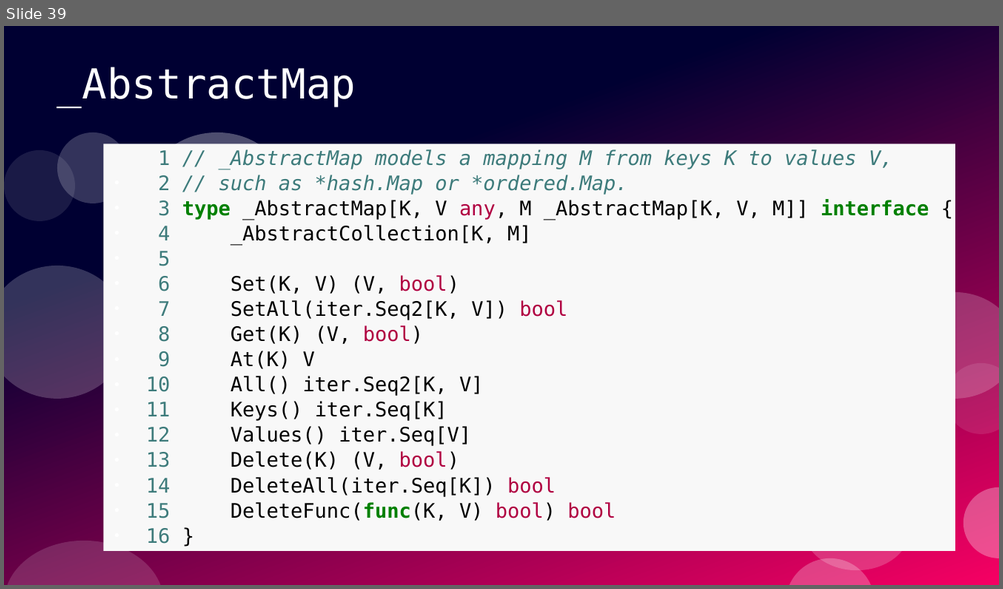
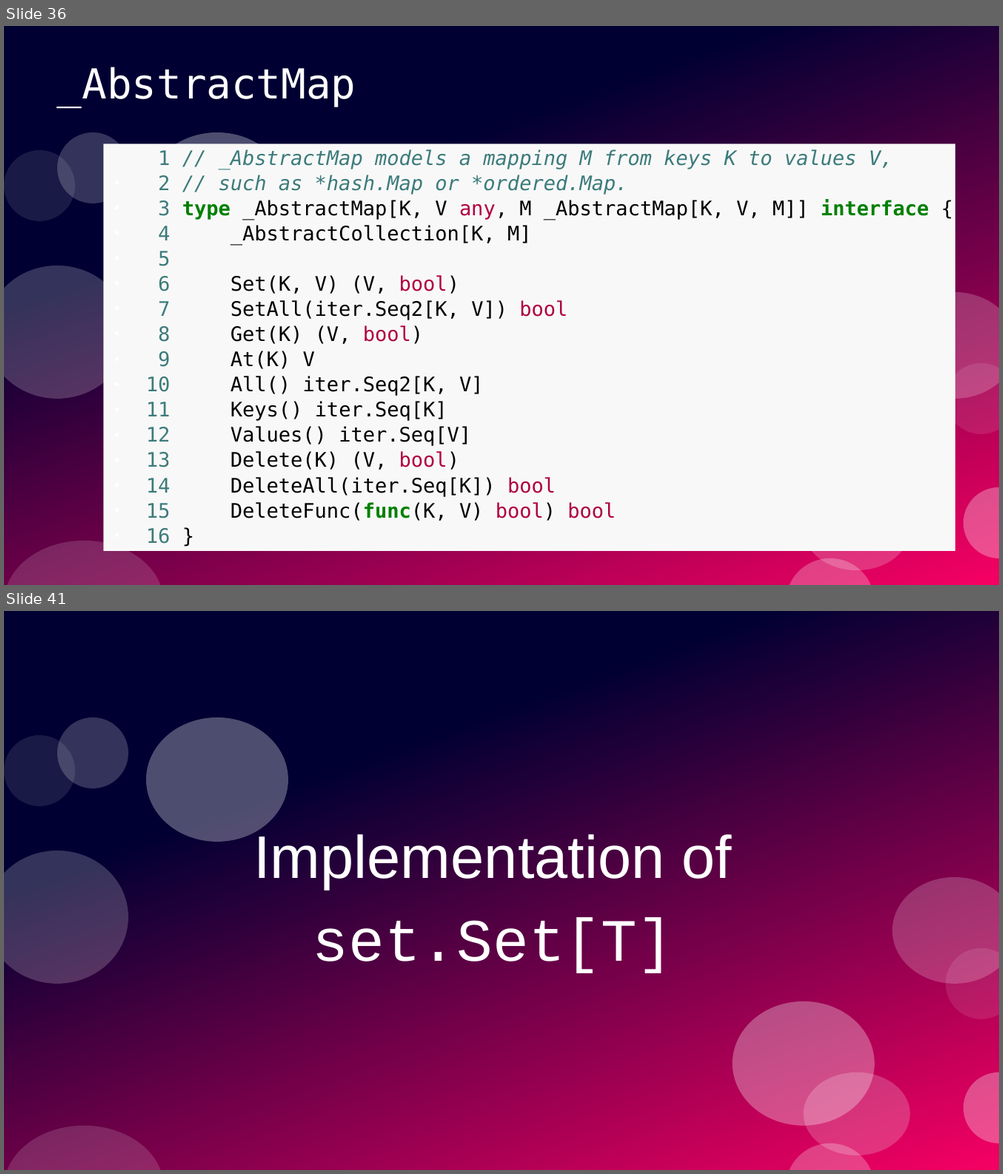
Before and after one commit to ramalho/sets-in-go, a slide deck: sets-in-go.odp. Shown one above the other, each under a label of ours: slide 39 before the commit, slides 36 and 41 after it; the slides between them are not shown. The pictures are 1003x589 and 1003x1174 pixels, drawn with LibreOffice and Linux fonts; fonts in the diff are those of the drawing. Boxes give left, top, right and bottom in pixels: in the first picture for what was removed or moved away, otherwise in the second. Text is boxed around its words. In the diff, an @@ line names an element or a change of style, - is before the commit and + after.

```diff
--- a/sets-in-go.odp
+++ b/sets-in-go.odp
@@ slide 41 added at [4,611,999,1170], background #FFFFFF; not listed: 11 template elements that a slide beside it also shows @@
@@ title added at [253,831,731,974], 48 pt, text #FFFFFF @@
+Implementation of
+set.Set[T]
@@ ellipse added at [732,1002,874,1126], fill #FFFFFF at 30% opacity @@
@@ what was slide 39 is now slide 36 @@
```
Also in this commit, not shown: 5 slides changed, 8 other slides added, 1 slide removed, 2 other files.
